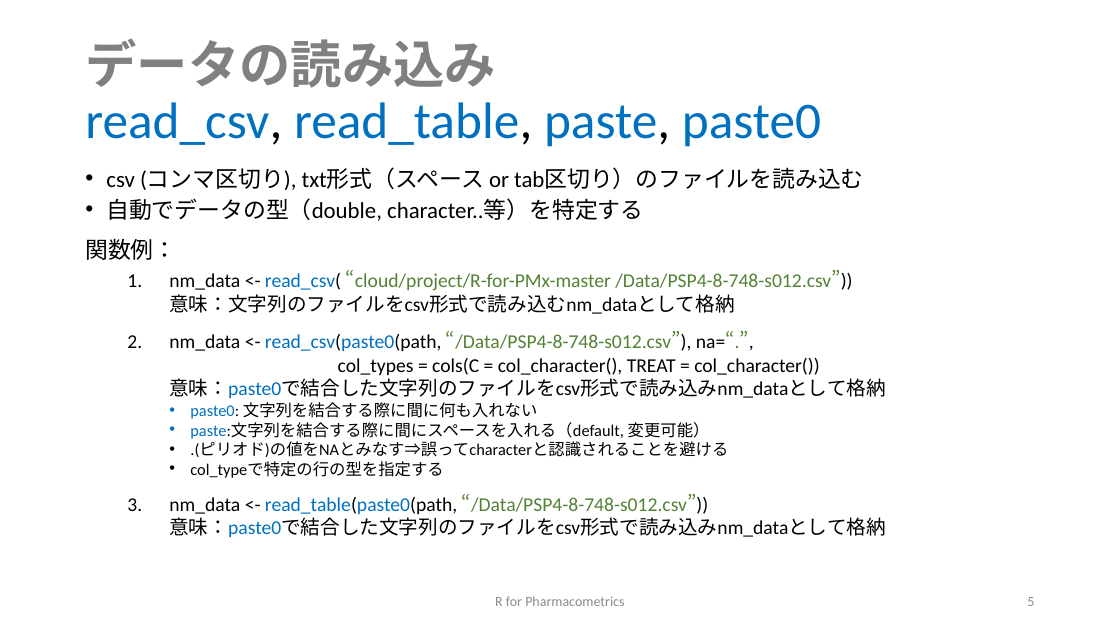
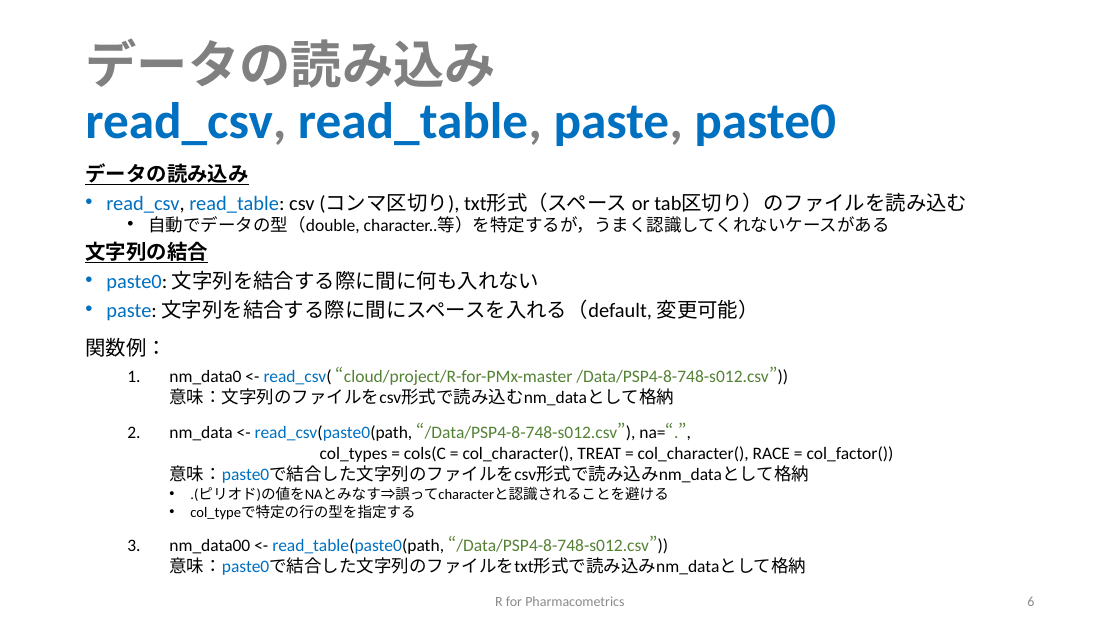
Before and after one commit to MasatoFukae/R-for-PMx, a slide deck: slide 6 of sample/1_data_handling.pptx (slide 5 before the commit). Drawn at 1120x630 pixels with LibreOffice and Linux fonts; fonts in the diff are those of the drawing. Boxes give left, top, right and bottom in pixels: in the first picture for what was removed or moved away, otherwise in the second. Text is boxed around its words. In the diff, an @@ line names an element or a change of style, - is before the commit and + after.

```diff
--- a/sample/1_data_handling.pptx
+++ b/sample/1_data_handling.pptx
@@ title "データの読み込み read_csv, read_table, paste, paste0" at (x1=85, y1=38, x2=836, y2=146): text colour #000000 to #808080 in "read_csv, read_table, paste,"; bold on in "read_csv, read_table, paste, paste0" @@
@@ text at (x1=85, y1=163, x2=967, y2=321): text changed; size 19.6 to 17.5 pt @@
-• csv (コンマ区切り), txt形式（スペース or tab区切り）のファイルを読み込む
-• 自動でデータの型（double, character..等）を特定する
+データの読み込み
+• read_csv, read_table: csv (コンマ区切り), txt形式（スペース or tab区切り）のファイルを読み込む
+  • 自動でデータの型（double, character..等）を特定するが，うまく認識してくれないケースがある
+文字列の結合
+• paste0: 文字列を結合する際に間に何も入れない
+• paste: 文字列を結合する際に間にスペースを入れる（default, 変更可能）
@@ text at (x1=85, y1=338, x2=668, y2=520): size 19.6 to 17.5 pt in "関数例："; size 14 to 12.5 pt in ".(ピリオド)の値をNAとみなす⇒誤ってcharacterと認識されることを避ける", "col_typeで特定の行の型を指定する" @@
@@ text at (x1=169, y1=367, x2=894, y2=483): text changed; size 16.8 to 15 pt @@
-  1. nm_data <- read_csv( “cloud/project/R-for-PMx-master /Data/PSP4-8-748-s012.csv”))
-     意味：文字列のファイルをcsv形式で読み込むnm_dataとして格納
-  2. nm_data <- read_csv(paste0(path, “/Data/PSP4-8-748-s012.csv”), na=“.”,
-     col_types = cols(C = col_character(), TREAT = col_character())
-     意味：paste0で結合した文字列のファイルをcsv形式で読み込みnm_dataとして格納
-    • paste0: 文字列を結合する際に間に何も入れない
-    • paste:文字列を結合する際に間にスペースを入れる（default, 変更可能）
+  1. nm_data0 <- read_csv( “cloud/project/R-for-PMx-master /Data/PSP4-8-748-s012.csv”))
+     意味：文字列のファイルをcsv形式で読み込むnm_dataとして格納
+  2. nm_data <- read_csv(paste0(path, “/Data/PSP4-8-748-s012.csv”), na=“.”,
+     col_types = cols(C = col_character(), TREAT = col_character(), RACE = col_factor())
+     意味：paste0で結合した文字列のファイルをcsv形式で読み込みnm_dataとして格納
@@ text at (x1=169, y1=535, x2=806, y2=575): text changed; size 16.8 to 15 pt @@
-  3. nm_data <- read_table(paste0(path, “/Data/PSP4-8-748-s012.csv”))
-     意味：paste0で結合した文字列のファイルをcsv形式で読み込みnm_dataとして格納
+  3. nm_data00 <- read_table(paste0(path, “/Data/PSP4-8-748-s012.csv”))
+     意味：paste0で結合した文字列のファイルをtxt形式で読み込みnm_dataとして格納
```
Also in this commit, not shown: 13 other slides changed, 1 slide added, 7 other files.
